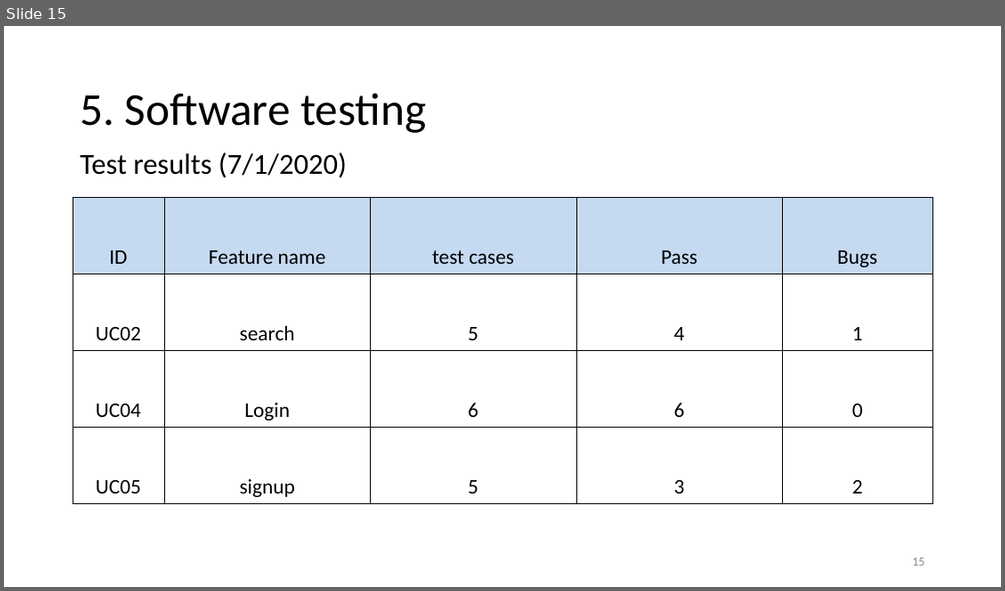
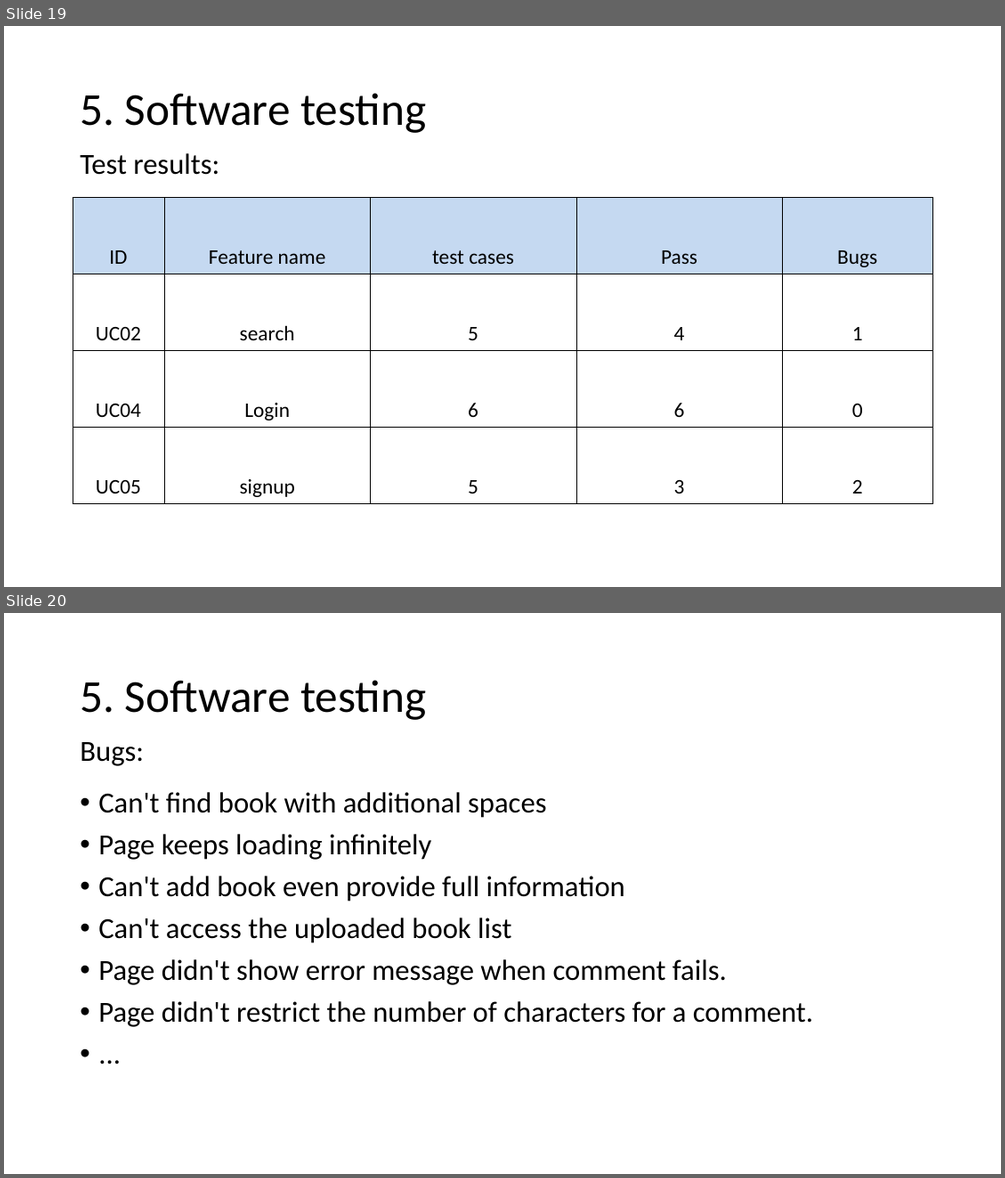
Before and after one commit to qttq23/SEProject, a slide deck: docs/PA6 - Presentation, submission/Software-Engineering-Project.pptx. Shown one above the other, each under a label of ours: slide 15 before the commit, slides 19 and 20 after it. The pictures are 1005x591 and 1005x1178 pixels, drawn with LibreOffice and Linux fonts; fonts in the diff are those of the drawing; background and template pictures are left out. Boxes give left, top, right and bottom in pixels: in the first picture for what was removed or moved away, otherwise in the second. Text is boxed around its words. In the diff, an @@ line names an element or a change of style, - is before the commit and + after.

```diff
--- a/docs/PA6 - Presentation, submission/Software-Engineering-Project.pptx
+++ b/docs/PA6 - Presentation, submission/Software-Engineering-Project.pptx
@@ slide 20 added at [4, 613, 1001, 1174], background picture (left out) @@
@@ title added at [80, 680, 426, 720], 44 pt, text #000000 @@
+5. Software testing
@@ text added at [80, 742, 144, 766], 28 pt, text #000000 @@
+Bugs:
@@ text added at [98, 792, 813, 1027], 28 pt, text #000000 @@
+• Can't find book with additional spaces
+• Page keeps loading infinitely
+• Can't add book even provide full information
+• Can't access the uploaded book list
+• Page didn't show error message when comment fails.
+• Page didn't restrict the number of characters for a comment.
+• ...
@@ what was slide 15 is now slide 19 @@
@@ slide 19 changed as well @@
@@ text at [80, 153, 219, 175]: text changed @@
-Test results (7/1/2020)
+Test results:
@@ page number removed at [912, 557, 924, 565] @@
-15
```
Also in this commit, not shown: 16 other slides changed, 4 other slides added.
